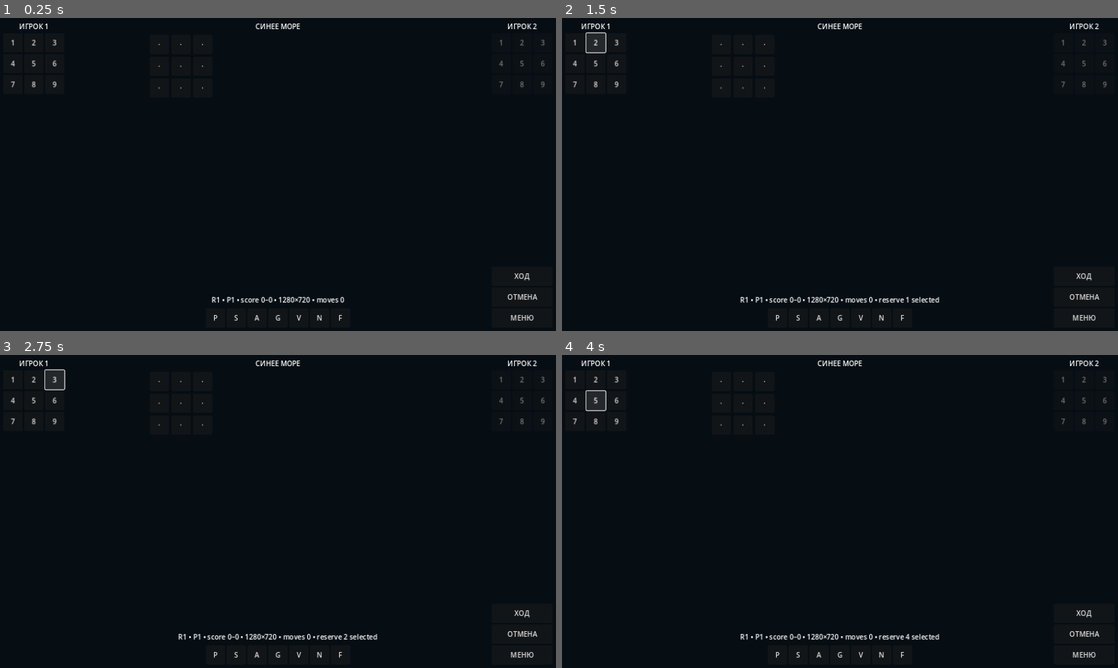
Above: before the commit, frames 1-4 (two rows, left to right).
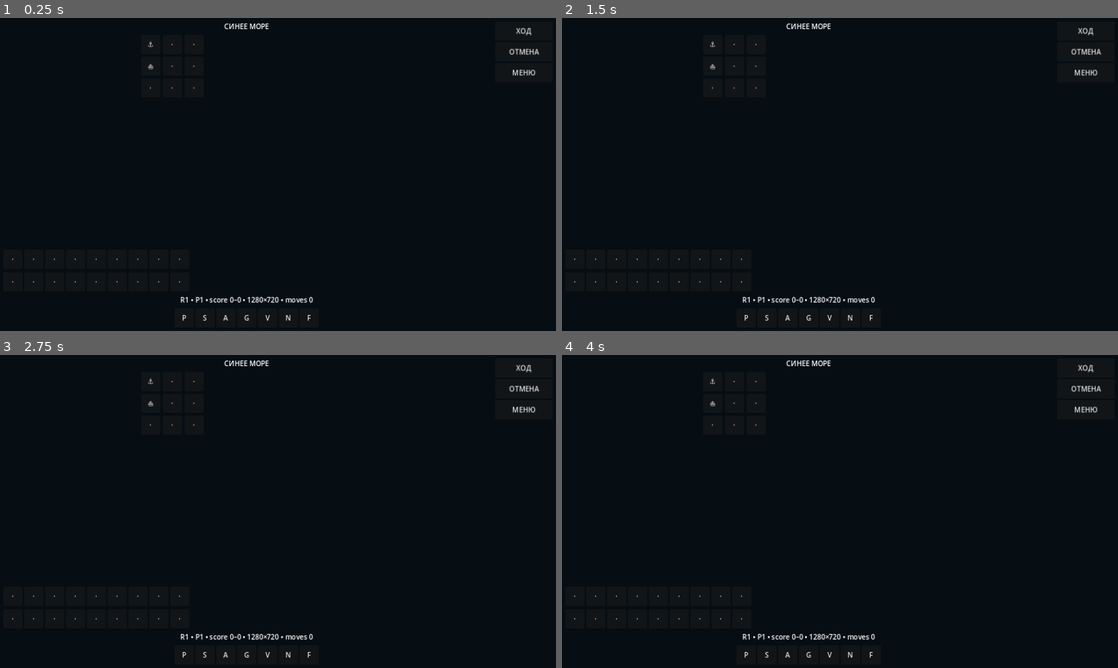
Above: after the commit, the same moments.

Repository: namelessdhamma/namelessdhamma.github.io
Game: Godot game, scene res://main.tscn
Two runs of this game, one before a commit and one after it. Both use one fixed random seed, a clock stepped at 60 frames per second and the inputs below.
Inputs (mouse positions are in pixels of both pictures, inside the frame that each line leads up to):
- Up to frame 1 (0.25 s): no input
- Up to frame 2 (1.5 s): click (573, 43) at 0.5 s, where only the run before the commit has a clickable "1"; click (595, 43) at 1.25 s, where only the run before the commit has a clickable "2"
- Up to frame 3 (2.75 s): click (55, 380) at 2 s, where only the run before the commit has a clickable "3"
- Up to frame 4 (4 s): click (573, 401) at 2.75 s, where only the run before the commit has a clickable "4"; click (595, 401) at 3.5 s, where only the run before the commit has a clickable "5"

The runs differ from the first frame. In frame 1, 1.4% of the frame differs, in the area x 1-98%, y 1-97%; in frame 2, 1.7%; in frame 3, 1.7%; in frame 4, 1.7%.
Error after the commit: Cannot call method 'get_child_count' on a null value. (res://scripts/main.gd:30)

Commit message:
A5: move reserves below board

Diff:
--- a/sinee-more-godot/main.tscn
+++ b/sinee-more-godot/main.tscn
@@ -41,20 +41,6 @@
 layout_mode = 2
 theme_override_constants/separation = 12
 
-[node name="LeftRail" type="VBoxContainer" parent="SafeArea/Landscape"]
-custom_minimum_size = Vector2(132, 0)
-layout_mode = 2
-
-[node name="PlayerOne" type="Label" parent="SafeArea/Landscape/LeftRail"]
-layout_mode = 2
-text = "ИГРОК 1"
-horizontal_alignment = 1
-
-[node name="ReserveOne" type="GridContainer" parent="SafeArea/Landscape/LeftRail"]
-layout_mode = 2
-size_flags_vertical = 3
-columns = 3
-
 [node name="Center" type="VBoxContainer" parent="SafeArea/Landscape"]
 layout_mode = 2
 size_flags_horizontal = 3
@@ -78,6 +64,16 @@
 theme_override_constants/h_separation = 6
 theme_override_constants/v_separation = 6
 
+[node name="ReserveOne" type="GridContainer" parent="SafeArea/Landscape/Center"]
+layout_mode = 2
+columns = 9
+alignment = 1
+
+[node name="ReserveTwo" type="GridContainer" parent="SafeArea/Landscape/Center"]
+layout_mode = 2
+columns = 9
+alignment = 1
+
 [node name="Status" type="Label" parent="SafeArea/Landscape/Center"]
 layout_mode = 2
 text = "Landscape runtime • 16:9"
@@ -123,34 +119,21 @@
 layout_mode = 2
 text = "F"
 
-[node name="RightRail" type="VBoxContainer" parent="SafeArea/Landscape"]
+[node name="Actions" type="VBoxContainer" parent="SafeArea/Landscape"]
 custom_minimum_size = Vector2(132, 0)
 layout_mode = 2
 
-[node name="PlayerTwo" type="Label" parent="SafeArea/Landscape/RightRail"]
-layout_mode = 2
-text = "ИГРОК 2"
-horizontal_alignment = 1
-
-[node name="ReserveTwo" type="GridContainer" parent="SafeArea/Landscape/RightRail"]
-layout_mode = 2
-size_flags_vertical = 3
-columns = 3
-
-[node name="Actions" type="VBoxContainer" parent="SafeArea/Landscape/RightRail"]
-layout_mode = 2
-
-[node name="ActionPrimary" type="Button" parent="SafeArea/Landscape/RightRail/Actions"]
+[node name="ActionPrimary" type="Button" parent="SafeArea/Landscape/Actions"]
 custom_minimum_size = Vector2(44, 44)
 layout_mode = 2
 text = "ХОД"
 
-[node name="ActionSecondary" type="Button" parent="SafeArea/Landscape/RightRail/Actions"]
+[node name="ActionSecondary" type="Button" parent="SafeArea/Landscape/Actions"]
 custom_minimum_size = Vector2(44, 44)
 layout_mode = 2
 text = "ОТМЕНА"
 
-[node name="ActionMenu" type="Button" parent="SafeArea/Landscape/RightRail/Actions"]
+[node name="ActionMenu" type="Button" parent="SafeArea/Landscape/Actions"]
 custom_minimum_size = Vector2(44, 44)
 layout_mode = 2
 text = "МЕНЮ"
@@ -171,75 +154,75 @@
 text = "⛵"
 custom_minimum_size = Vector2(44,44)
 
-[node name="R00" type="Button" parent="SafeArea/Landscape/LeftRail/ReserveOne"]
-custom_minimum_size = Vector2(44, 44)
-text = "·"
-
-[node name="R01" type="Button" parent="SafeArea/Landscape/LeftRail/ReserveOne"]
-custom_minimum_size = Vector2(44, 44)
-text = "·"
-
-[node name="R02" type="Button" parent="SafeArea/Landscape/LeftRail/ReserveOne"]
-custom_minimum_size = Vector2(44, 44)
-text = "·"
-
-[node name="R10" type="Button" parent="SafeArea/Landscape/LeftRail/ReserveOne"]
-custom_minimum_size = Vector2(44, 44)
-text = "·"
-
-[node name="R11" type="Button" parent="SafeArea/Landscape/LeftRail/ReserveOne"]
-custom_minimum_size = Vector2(44, 44)
-text = "·"
-
-[node name="R12" type="Button" parent="SafeArea/Landscape/LeftRail/ReserveOne"]
-custom_minimum_size = Vector2(44, 44)
-text = "·"
-
-[node name="R20" type="Button" parent="SafeArea/Landscape/LeftRail/ReserveOne"]
-custom_minimum_size = Vector2(44, 44)
-text = "·"
-
-[node name="R21" type="Button" parent="SafeArea/Landscape/LeftRail/ReserveOne"]
-custom_minimum_size = Vector2(44, 44)
-text = "·"
-
-[node name="R22" type="Button" parent="SafeArea/Landscape/LeftRail/ReserveOne"]
-custom_minimum_size = Vector2(44, 44)
-text = "·"
-
-[node name="R00" type="Button" parent="SafeArea/Landscape/RightRail/ReserveTwo"]
-custom_minimum_size = Vector2(44, 44)
-text = "·"
-
-[node name="R01" type="Button" parent="SafeArea/Landscape/RightRail/ReserveTwo"]
-custom_minimum_size = Vector2(44, 44)
-text = "·"
-
-[node name="R02" type="Button" parent="SafeArea/Landscape/RightRail/ReserveTwo"]
-custom_minimum_size = Vector2(44, 44)
-text = "·"
-
-[node name="R10" type="Button" parent="SafeArea/Landscape/RightRail/ReserveTwo"]
-custom_minimum_size = Vector2(44, 44)
-text = "·"
-
-[node name="R11" type="Button" parent="SafeArea/Landscape/RightRail/ReserveTwo"]
-custom_minimum_size = Vector2(44, 44)
-text = "·"
-
-[node name="R12" type="Button" parent="SafeArea/Landscape/RightRail/ReserveTwo"]
-custom_minimum_size = Vector2(44, 44)
-text = "·"
-
-[node name="R20" type="Button" parent="SafeArea/Landscape/RightRail/ReserveTwo"]
-custom_minimum_size = Vector2(44, 44)
-text = "·"
-
-[node name="R21" type="Button" parent="SafeArea/Landscape/RightRail/ReserveTwo"]
-custom_minimum_size = Vector2(44, 44)
-text = "·"
-
-[node name="R22" type="Button" parent="SafeArea/Landscape/RightRail/ReserveTwo"]
+[node name="R00" type="Button" parent="SafeArea/Landscape/Center/ReserveOne"]
+custom_minimum_size = Vector2(44, 44)
+text = "·"
+
+[node name="R01" type="Button" parent="SafeArea/Landscape/Center/ReserveOne"]
+custom_minimum_size = Vector2(44, 44)
+text = "·"
+
+[node name="R02" type="Button" parent="SafeArea/Landscape/Center/ReserveOne"]
+custom_minimum_size = Vector2(44, 44)
+text = "·"
+
+[node name="R10" type="Button" parent="SafeArea/Landscape/Center/ReserveOne"]
+custom_minimum_size = Vector2(44, 44)
+text = "·"
+
+[node name="R11" type="Button" parent="SafeArea/Landscape/Center/ReserveOne"]
+custom_minimum_size = Vector2(44, 44)
+text = "·"
+
+[node name="R12" type="Button" parent="SafeArea/Landscape/Center/ReserveOne"]
+custom_minimum_size = Vector2(44, 44)
+text = "·"
+
+[node name="R20" type="Button" parent="SafeArea/Landscape/Center/ReserveOne"]
+custom_minimum_size = Vector2(44, 44)
+text = "·"
+
+[node name="R21" type="Button" parent="SafeArea/Landscape/Center/ReserveOne"]
+custom_minimum_size = Vector2(44, 44)
+text = "·"
+
+[node name="R22" type="Button" parent="SafeArea/Landscape/Center/ReserveOne"]
+custom_minimum_size = Vector2(44, 44)
+text = "·"
+
+[node name="R00" type="Button" parent="SafeArea/Landscape/Center/ReserveTwo"]
+custom_minimum_size = Vector2(44, 44)
+text = "·"
+
+[node name="R01" type="Button" parent="SafeArea/Landscape/Center/ReserveTwo"]
+custom_minimum_size = Vector2(44, 44)
+text = "·"
+
+[node name="R02" type="Button" parent="SafeArea/Landscape/Center/ReserveTwo"]
+custom_minimum_size = Vector2(44, 44)
+text = "·"
+
+[node name="R10" type="Button" parent="SafeArea/Landscape/Center/ReserveTwo"]
+custom_minimum_size = Vector2(44, 44)
+text = "·"
+
+[node name="R11" type="Button" parent="SafeArea/Landscape/Center/ReserveTwo"]
+custom_minimum_size = Vector2(44, 44)
+text = "·"
+
+[node name="R12" type="Button" parent="SafeArea/Landscape/Center/ReserveTwo"]
+custom_minimum_size = Vector2(44, 44)
+text = "·"
+
+[node name="R20" type="Button" parent="SafeArea/Landscape/Center/ReserveTwo"]
+custom_minimum_size = Vector2(44, 44)
+text = "·"
+
+[node name="R21" type="Button" parent="SafeArea/Landscape/Center/ReserveTwo"]
+custom_minimum_size = Vector2(44, 44)
+text = "·"
+
+[node name="R22" type="Button" parent="SafeArea/Landscape/Center/ReserveTwo"]
 custom_minimum_size = Vector2(44, 44)
 text = "·"
 
